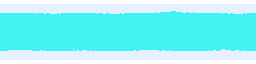
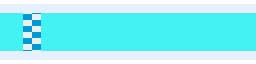
Layer changes from the first 256x64 image to the second:
added layer "Finishline" above "RoughTrack4" over 8, 11, 247, 51
hid "PlainTrack4" over 8, 11, 247, 51
hid "PlainTrack3" over 8, 11, 247, 51
hid "PlainTrack2" over 8, 11, 247, 51
hid "PlainTrack1" over 8, 11, 247, 51
hid "Base" over 8, 11, 247, 51
